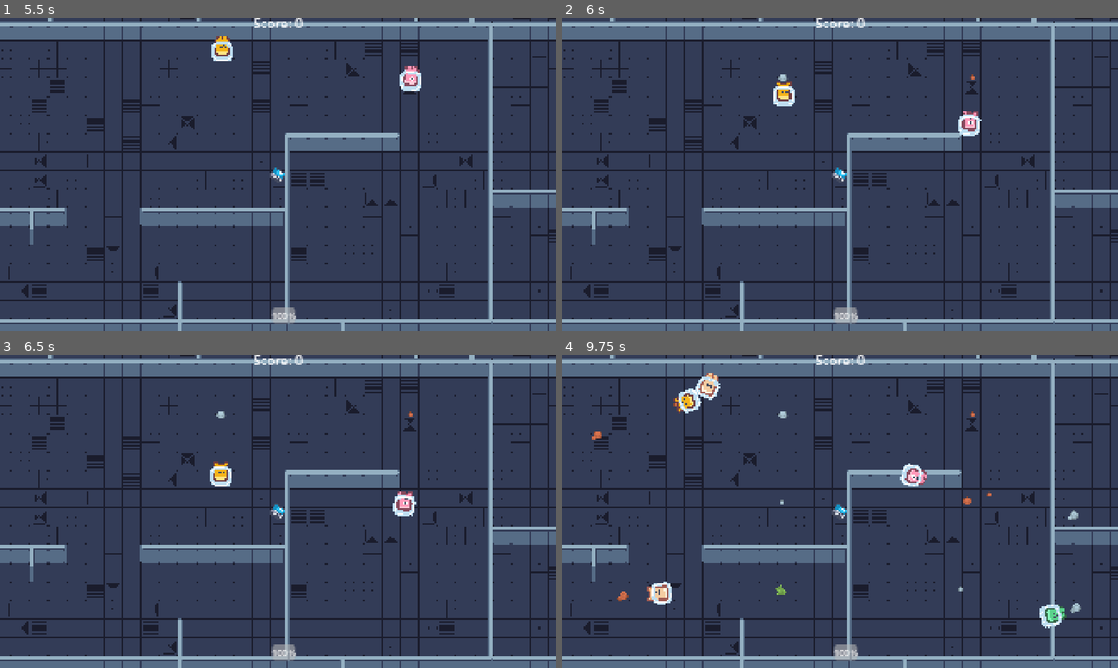
Above: before the commit, frames 1-4 (two rows, left to right).
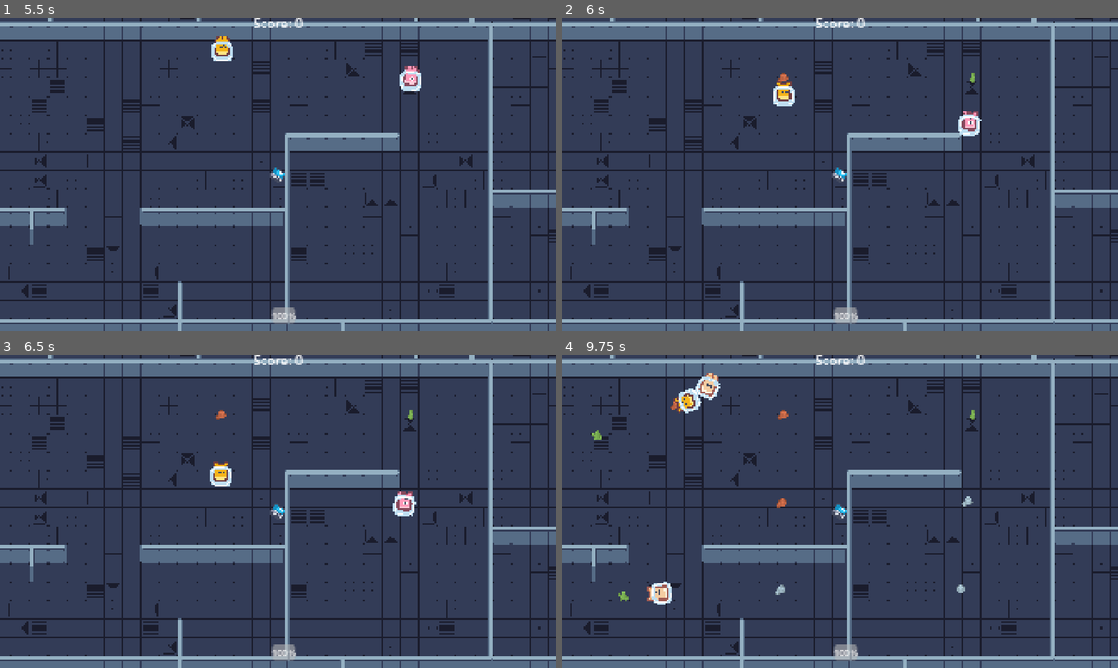
Above: after the commit, the same moments.

Repository: not-fritos/curric432-one-button-game
Game: Godot game, scene res://world.tscn
Same seed, same stepped clock (60 frames per second), same inputs: the game is played once before the commit and once after it.
Inputs:
- Up to frame 1 (5.5 s): tap Enter at 0.5, 4.25 s; tap Space at 3.5 s
- Up to frame 2 (6 s): no input
- Up to frame 3 (6.5 s): no input
- Up to frame 4 (9.75 s): no input

Frame 1 is identical in both runs. In frame 2, less than 0.1% of the frame differs, in the area x 38-75%, y 17-21%; in frame 3, less than 0.1%; in frame 4, 1.0%, in the area x 5-94%, y 14-88%.

Commit message:
create enemy despawner to help performance

Diff:
--- /dev/null
+++ b/enemy_despawner.gd
@@ -0,0 +1,18 @@
+extends Node2D
+
+@export var despawn_margin = 2500
+
+func _process(_delta: float) -> void:
+	var enemies = get_tree().get_nodes_in_group("enemies")
+
+	for enemy in enemies:
+		if (enemy is CharacterBody2D and _is_out_of_range(enemy)):
+			enemy.queue_free()
+
+func _is_out_of_range(enemy : CharacterBody2D) -> bool:
+	if (abs(enemy.global_position.x) > despawn_margin):
+		return true
+	elif (abs(enemy.global_position.y) > despawn_margin):
+		return true
+
+	return false;
--- a/npc.tscn
+++ b/npc.tscn
@@ -107,7 +107,7 @@
 [sub_resource type="CircleShape2D" id="CircleShape2D_xxcha"]
 radius = 1.9452379
 
-[node name="npc" type="CharacterBody2D"]
+[node name="npc" type="CharacterBody2D" groups=["enemies"]]
 z_index = 1
 scale = Vector2(3, 3)
 collision_layer = 2
--- a/world.tscn
+++ b/world.tscn
@@ -11,6 +11,7 @@
 [ext_resource type="AudioStream" uid="uid://dktvigvj58yju" path="res://audio/music/Background Music 3.wav" id="7_wse8f"]
 [ext_resource type="AudioStream" uid="uid://cnwkwxna8fhcl" path="res://audio/music/DEFEAT Music_fx_short_retro_arcade_chiptune_instrume.wav" id="8_ic0uy"]
 [ext_resource type="AudioStream" uid="uid://dwvgm6glkimel" path="res://audio/music/MAIN MENU Music_fx_retro_arcade_chiptune_instrumental_f.wav" id="9_k3n1d"]
+[ext_resource type="Script" uid="uid://bf0cq1hekd23b" path="res://enemy_despawner.gd" id="12_k3n1d"]
 
 [sub_resource type="RectangleShape2D" id="RectangleShape2D_fj7yv"]
 size = Vector2(108, 2196)
@@ -213,5 +214,8 @@
 [node name="bg_music-1" type="AudioStreamPlayer" parent="."]
 stream = SubResource("AudioStreamRandomizer_gbfbk")
 
+[node name="EnemyDespawner" type="Node2D" parent="."]
+script = ExtResource("12_k3n1d")
+
 [connection signal="score_increment" from="Roomba" to="CanvasLayer" method="_on_roomba_score_increment"]
 [connection signal="timeout" from="EnemySpawner/Timer" to="EnemySpawner" method="_on_timer_timeout"]
Not shown, added: enemy_despawner.gd.uid
Not shown: 1 places in world.tscn that only renumber resources
